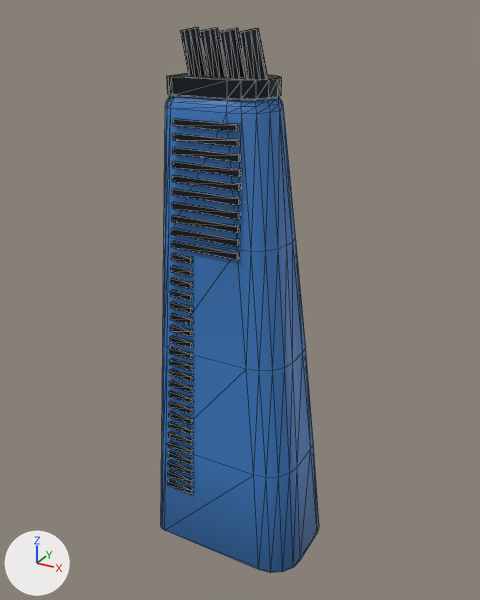
One commit to the glTF model public/ship-builder/models/funnel-modern/funnel-modern.glb: the scene before it, then after it.
The view is the same before and after, from a 50 mm camera at (1.75, -3.22, 3.3) aimed at (-0.04, 0.02, 1.68). Lighting does not change. The marker at lower left points along +X, +Y and +Z. The picture after the commit comes second. Mesh edges are drawn as thin lines. Vertices at exactly the same position are counted once.

Objects in the first picture: 'body', 'grille'.
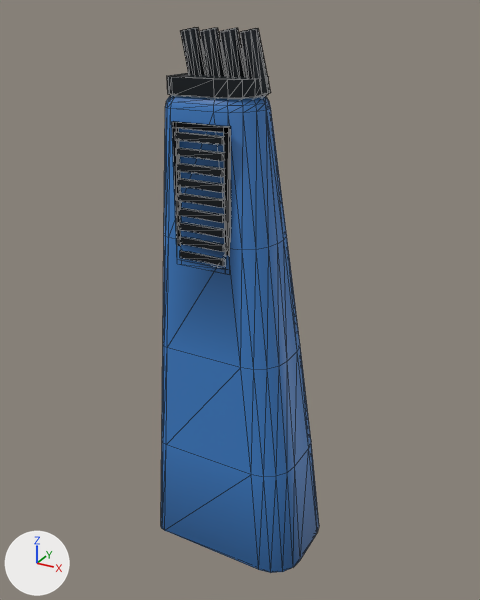
What the commit changed:
me_body has 177 vertices, 350 faces and spans x -0.5..0.5, y -0.34..0.34, z 0.0..2.9.
me_body is used by ob_body; location (0.0, 0.0, 0.0).
me_body part 1: all 77 vertices in x 0.01..0.44, y -0.31..0.31, z 0.7..2.9 are turned -1.6 degrees about the y axis through the mesh origin.
me_body part 2: 25 faces centred in x -0.43..0.46, y -0.32..0.32, z 0.47..2.85 are repainted in the vertex colours; the middle colour goes from white #fdfdfd to white #f7f7f7.
me_grille is used by ob_grille; location (0.0, 0.0, 0.0).
me_grille had 638 vertices, 1000 faces and spanned x -0.39..0.2, y -0.34..0.34, z 0.4..3.21.
me_grille now has 318 vertices, 544 faces and spans x -0.39..0.15, y -0.26..0.26, z 1.95..3.21.
me_grille part 3: a new loose piece, a box spanning x -0.275..0.012, y -0.258..-0.228, z 2.0..2.04, in mat_grille.
me_grille part 4: a new loose piece, a box spanning x -0.275..0.012, y -0.258..-0.228, z 2.082..2.122, in mat_grille.
me_grille part 5: a new loose piece, a box spanning x -0.275..0.012, y -0.258..-0.228, z 2.165..2.205, in mat_grille.
me_grille part 6: a new loose piece, a box spanning x -0.275..0.012, y -0.258..-0.228, z 2.247..2.287, in mat_grille.
me_grille part 7: a new loose piece, a box spanning x -0.275..0.012, y -0.258..-0.228, z 2.33..2.37, in mat_grille.
me_grille part 8: a new loose piece, a box spanning x -0.275..0.012, y -0.258..-0.228, z 2.412..2.453, in mat_grille.
me_grille part 9: a new loose piece, a box spanning x -0.275..0.012, y -0.258..-0.228, z 2.495..2.535, in mat_grille.
me_grille part 10: a new loose piece, a box spanning x -0.275..0.012, y -0.258..-0.228, z 2.578..2.618, in mat_grille.
me_grille part 11: a new loose piece, a box spanning x -0.275..0.012, y -0.258..-0.228, z 2.66..2.7, in mat_grille.
me_grille part 12: a new loose piece of 24 vertices spanning x -0.31..0.04, y -0.24..-0.22, z 1.95..2.75, in mat_grille.
me_grille part 13: 64 loose pieces with 512 vertices, spanning x -0.39..0.1, y -0.34..0.34, z 0.4..2.76, are deleted.
me_grille part 14: 18 vertices moved from x 0.01..0.2, y -0.19..0.19, z 2.88..2.97 to x -0.07..0.12, y -0.19..0.19, z 2.88..2.97.
Other edits to the shape of me_grille do not show in these pictures.

What differs and where, as boxes [x1, y1, x2, y2] in the pictures (480 x 600 px; the box of a moved part takes in the faces that stretch with it):
'body', reshaped, recoloured
    both: [161, 95, 319, 573]
'grille', reshaped (9% narrower, 49% shorter)
    before: [167, 27, 282, 494]
    after: [167, 27, 271, 266]
part 1 of me_body, moved or reshaped
    both: [165, 95, 319, 562]
part 2 of me_body, recoloured
    both: [165, 120, 316, 511]
part 3 of me_grille, added
    after: [180, 250, 225, 266]
part 4 of me_grille, added
    after: [179, 236, 225, 252]
part 5 of me_grille, added
    after: [178, 222, 225, 237]
part 6 of me_grille, added
    after: [178, 207, 225, 223]
part 7 of me_grille, added
    after: [177, 193, 224, 208]
part 8 of me_grille, added
    after: [177, 178, 224, 193]
part 9 of me_grille, added
    after: [176, 163, 224, 177]
part 10 of me_grille, added
    after: [176, 147, 224, 161]
part 11 of me_grille, added
    after: [175, 132, 224, 145]
part 12 of me_grille, added
    after: [172, 121, 231, 257]
part 13 of me_grille, deleted
    before: [168, 119, 242, 494]
part 14 of me_grille, moved or reshaped
    before: [171, 74, 282, 99]
    after: [171, 74, 269, 98]
